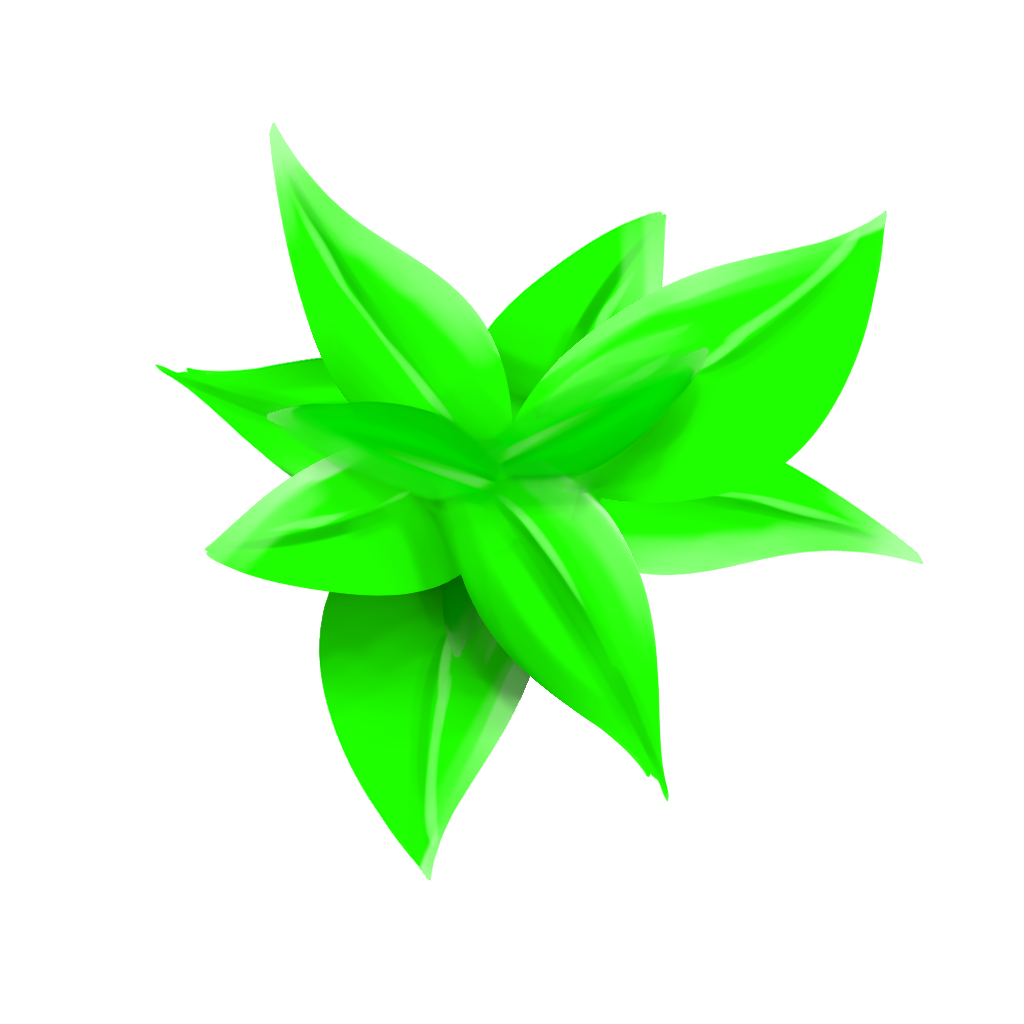
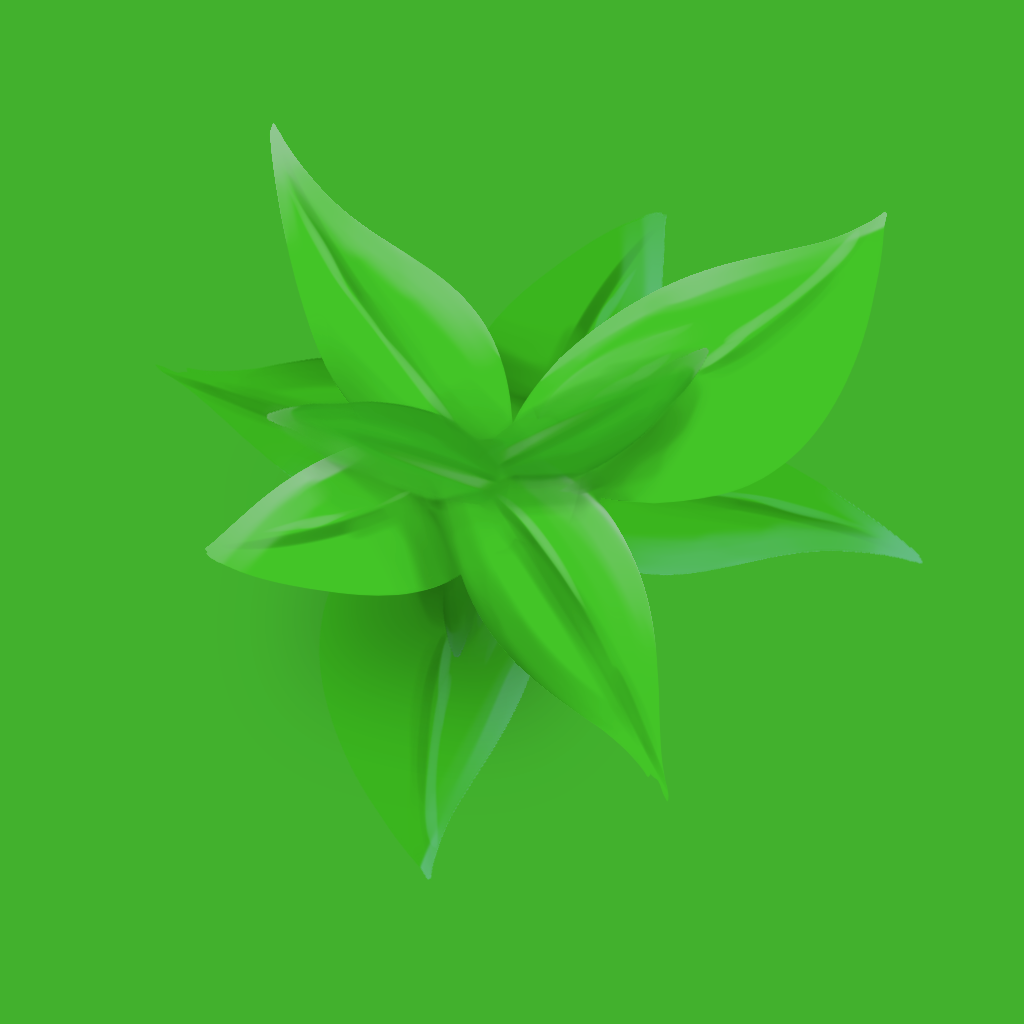
Revision of a layered 1024 × 1024 image; what changed, layer by layer:
removed layer "Layer3" over (x1=204, y1=122, x2=887, y2=802)
painted on "Layer5" over (x1=154, y1=122, x2=924, y2=881)
removed layer "Layer4" over (x1=154, y1=211, x2=924, y2=881)
added layer "Layer 1 copy" (linear burn) above "Layer 2" over (x1=0, y1=0, x2=1024, y2=1024)
